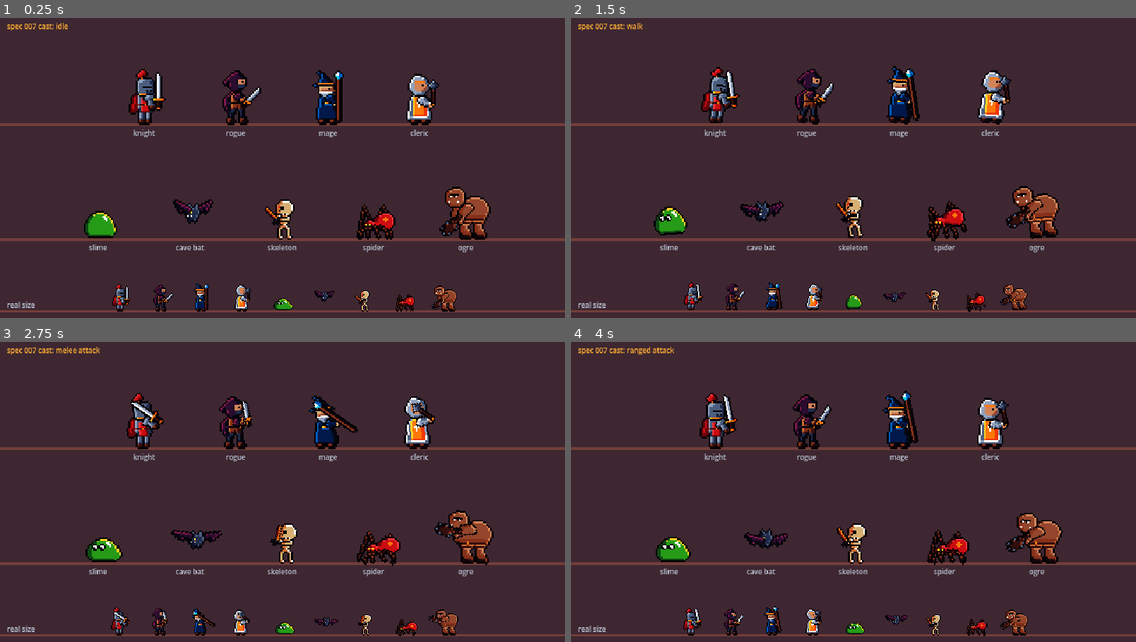
Above: before the commit, frames 1-4 (two rows, left to right).
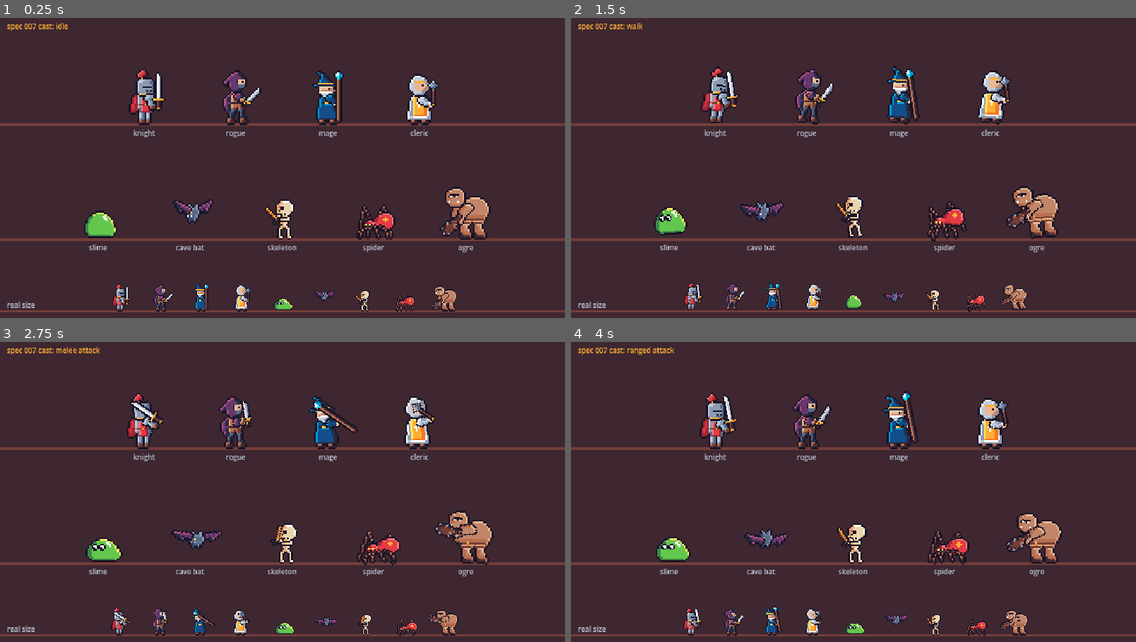
Above: after the commit, the same moments.

Repository: zakpruitt/colony
Game: Godot game, scene res://game/entities/character_demo.tscn
The game is run twice, just before and just after one commit, with the same random seed, the same clock (stepped at 60 frames per second) and the same inputs. This scene is started directly instead of the project's main scene.
Inputs (mouse positions are in pixels of both pictures, inside the frame that each line leads up to):
- Up to frame 1 (0.25 s): no input
- Up to frame 2 (1.5 s): tap Enter at 0.5 s; move the mouse to (825, 237) at 0.52 s; hold Shift 0.53-1.25 s; click (825, 237) at 0.67 s; drag from (1023, 222) to (825, 237) at 1.27 s
- Up to frame 3 (2.75 s): move the mouse to (113, 450) at 2.02 s; tap Ctrl at 2.1 s; click (113, 450) at 2.17 s
- Up to frame 4 (4 s): drag from (881, 498) to (684, 450) at 2.77 s; move the mouse to (768, 420) at 3.52 s; tap Alt at 3.6 s; click (768, 420) at 3.67 s

The runs differ from the first frame. In frame 1, 6.8% of the frame differs, in the area x 14-87%, y 16-98%; in frame 2, 6.9%, in the area x 14-87%, y 16-99%; in frame 3, 6.6%; in frame 4, 6.9%.

Commit message:
fix(game): stop the flash shader squaring every colour
In a Godot 4 canvas_item fragment COLOR already holds the texture's colour, so multiplying by texture(TEXTURE, UV) again drew every character darker and off the palette (ink as 020105, steel as 4c5e7f). Screenshot pixels on the characters are now all palette colours.

Diff:
--- a/game/entities/flash.gdshader
+++ b/game/entities/flash.gdshader
@@ -4,6 +4,7 @@
 uniform float flash : hint_range(0.0, 1.0) = 0.0;
 
 void fragment() {
-	vec4 drawn = texture(TEXTURE, UV) * COLOR;
-	COLOR = vec4(mix(drawn.rgb, vec3(1.0), flash), drawn.a);
+	// COLOR already holds the texture's colour (times modulate); sampling TEXTURE again would
+	// square every colour and push the sprite off the palette.
+	COLOR = vec4(mix(COLOR.rgb, vec3(1.0), flash), COLOR.a);
 }
